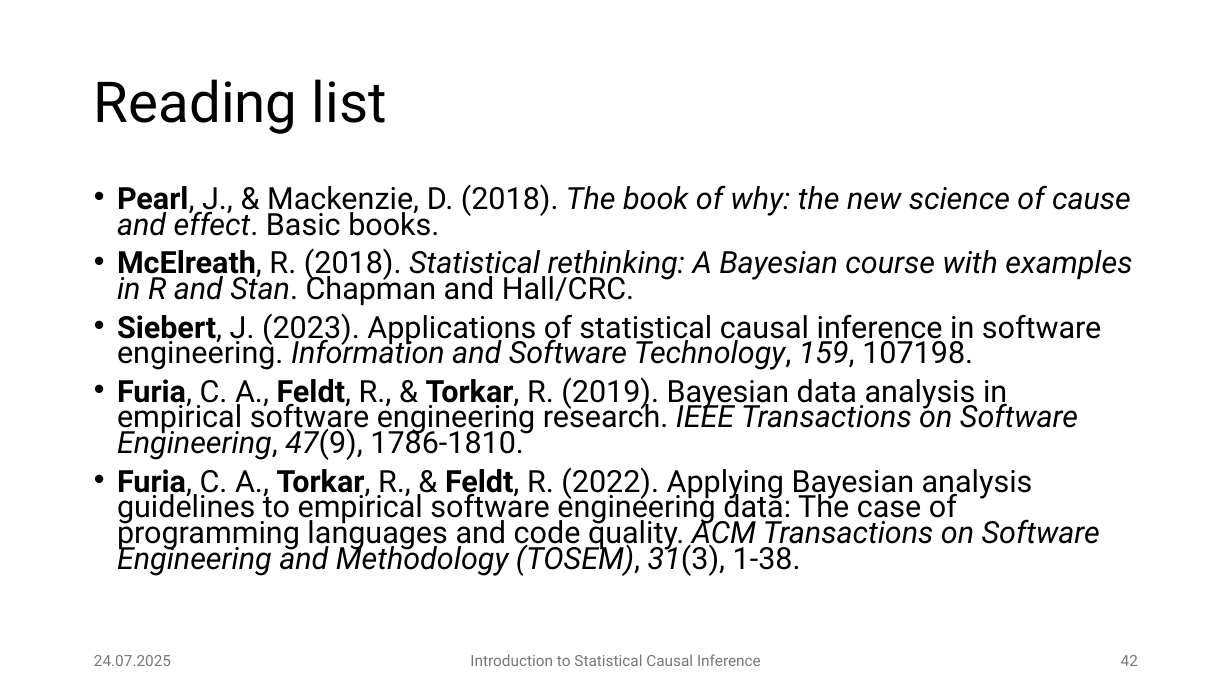
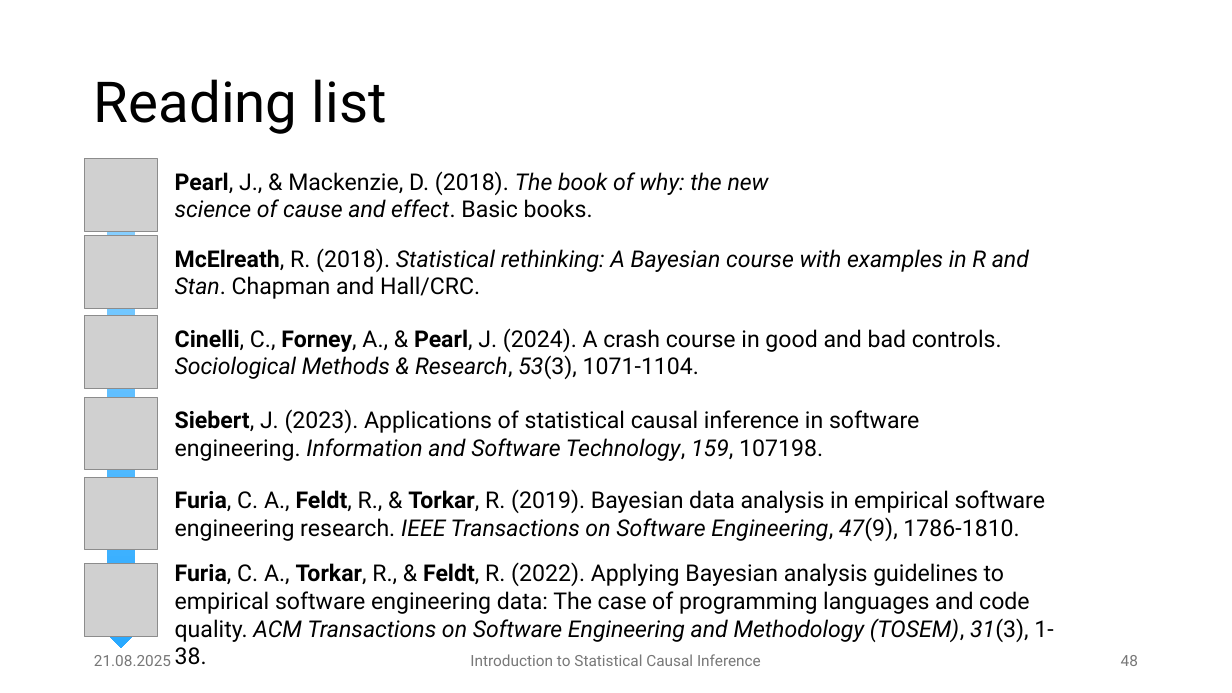
Before and after one commit to JulianFrattini/bda4sci, a slide deck: slide 48 of version2/slides/intro-sci.pptx (slide 42 before the commit). Drawn at 1232x693 pixels with LibreOffice and Linux fonts; fonts in the diff are those of the drawing; grey boxes stand for pictures. Boxes give left, top, right and bottom in pixels: in the first picture for what was removed or moved away, otherwise in the second. Text is boxed around its words. In the diff, an @@ line names an element or a change of style, - is before the commit and + after.

```diff
--- a/version2/slides/intro-sci.pptx
+++ b/version2/slides/intro-sci.pptx
@@ picture added at [85,159,158,232] @@
@@ down arrow added at [94,163,149,648], fill gradient #94D4FF to #28A9FF @@
@@ text added at [175,171,769,218], 18 pt, text #000000, italic @@
+Pearl, J., & Mackenzie, D. (2018). The book of why: the new science of cause and effect. Basic books.
@@ text removed at [117,184,1132,576] @@
-• Pearl, J., & Mackenzie, D. (2018). The book of why: the new science of cause and effect. Basic books.
-• McElreath, R. (2018). Statistical rethinking: A Bayesian course with examples in R and Stan. Chapman and Hall/CRC.
-• Siebert, J. (2023). Applications of statistical causal inference in software engineering. Information and Software Technology, 159, 107198.
-• Furia, C. A., Feldt, R., & Torkar, R. (2019). Bayesian data analysis in empirical software engineering research. IEEE Transactions on Software Engineering, 47(9), 1786-1810.
-• Furia, C. A., Torkar, R., & Feldt, R. (2022). Applying Bayesian analysis guidelines to empirical software engineering data: The case of programming languages and code quality. ACM Transactions on Software Engineering and Methodology (TOSEM), 31(3), 1-38.
@@ picture added at [85,236,158,309] @@
@@ text added at [175,248,1029,299], 18 pt, text #000000, italic @@
+McElreath, R. (2018). Statistical rethinking: A Bayesian course with examples in R and Stan. Chapman and Hall/CRC.
@@ picture added at [85,316,158,389] @@
@@ text added at [175,328,1002,379], 18 pt, text #000000 @@
+Cinelli, C., Forney, A., & Pearl, J. (2024). A crash course in good and bad controls. Sociological Methods & Research, 53(3), 1071-1104.
@@ picture added at [85,397,158,470] @@
@@ text added at [175,409,919,461], 18 pt, text #000000 @@
+Siebert, J. (2023). Applications of statistical causal inference in software engineering. Information and Software Technology, 159, 107198.
@@ picture added at [85,477,158,550] @@
@@ text added at [175,489,1045,541], 18 pt, text #000000 @@
+Furia, C. A., Feldt, R., & Torkar, R. (2019). Bayesian data analysis in empirical software engineering research. IEEE Transactions on Software Engineering, 47(9), 1786-1810.
@@ picture added at [85,564,158,637] @@
@@ text added at [175,562,1053,642], 18 pt, text #000000 @@
+Furia, C. A., Torkar, R., & Feldt, R. (2022). Applying Bayesian analysis guidelines to empirical software engineering data: The case of programming languages and code quality. ACM Transactions on Software Engineering and Methodology (TOSEM), 31(3), 1-38.
@@ text at [94,655,171,666]: text changed @@
-24.07.2025
+21.08.2025
@@ page number at [1121,655,1138,666]: text changed @@
-42
+48
```
Also in this commit, not shown: 42 other slides changed, 6 slides added, 3 slides removed, 3 other files.
